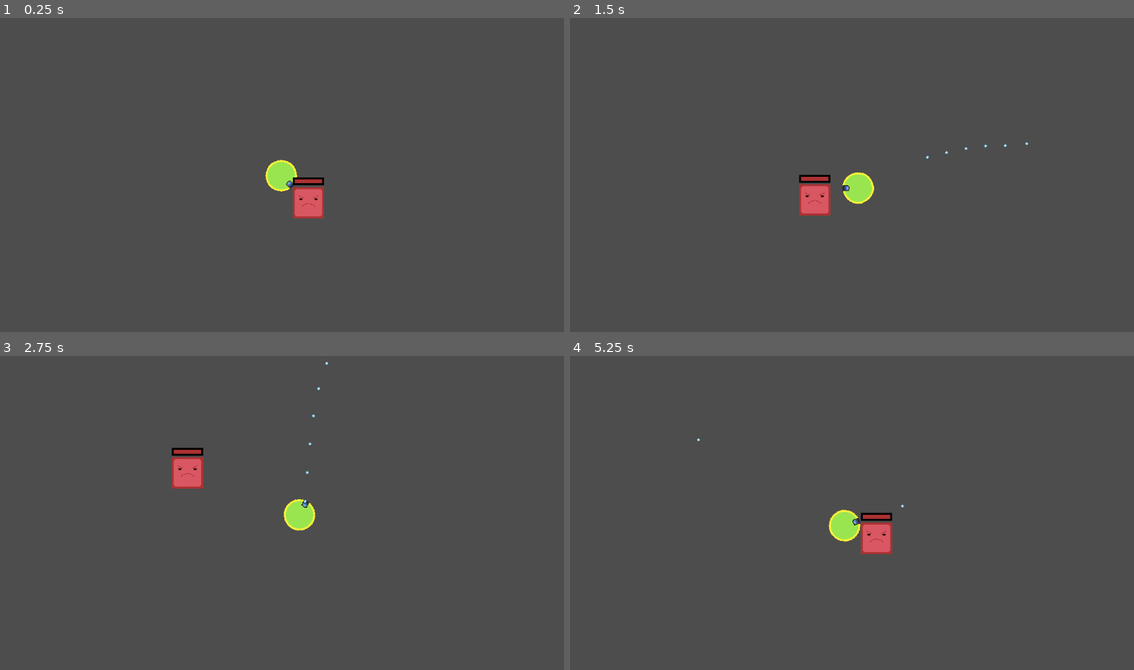
Above: before the commit, frames 1-4 (two rows, left to right).
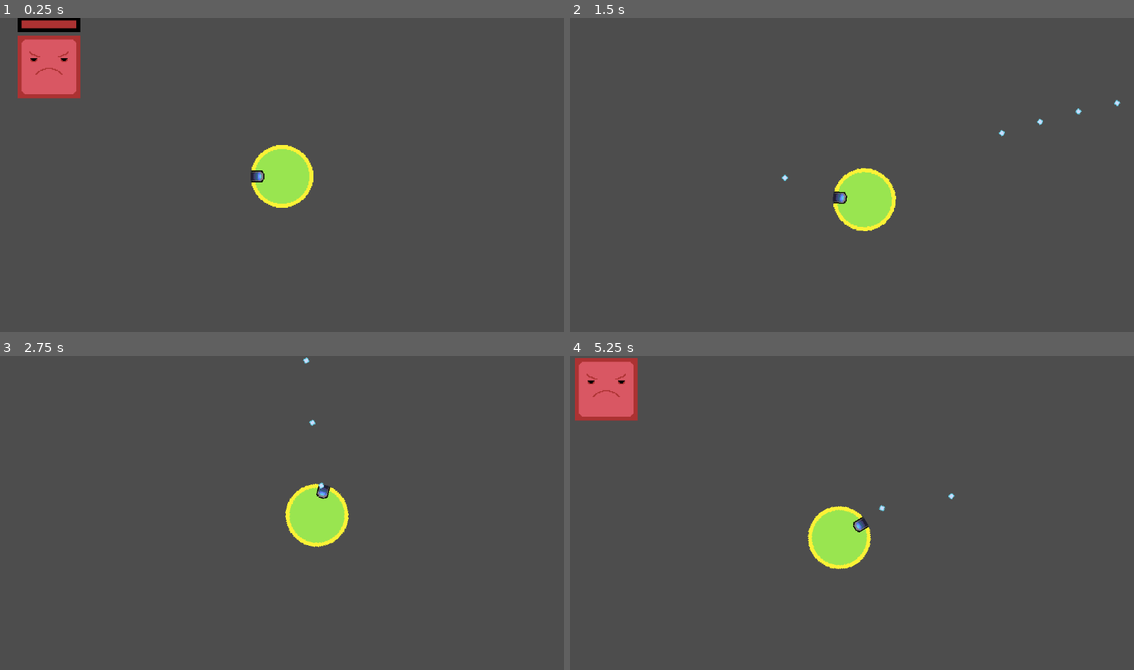
Above: after the commit, the same moments.

Repository: Mooballoono/Geometrical-Fighting
Game: Godot game, scene res://scenes/main.tscn
Two runs of this game, one before a commit and one after it. Both use one fixed random seed, a clock stepped at 60 frames per second and the inputs below.
Inputs (mouse positions are in pixels of both pictures, inside the frame that each line leads up to):
- Up to frame 1 (0.25 s): no input
- Up to frame 2 (1.5 s): tap Enter at 0.5 s; move the mouse to (976, 159) at 0.52 s; press the mouse at (976, 159) at 0.53 s; hold D (right) 0.53-1.28 s; move the mouse to (739, 190) at 1.27 s; release the mouse at (739, 190) at 1.28 s; hold S (down) from 1.28 s (still down); click (739, 190) at 1.35 s
- Up to frame 3 (2.75 s): move the mouse to (338, 443) at 2.02 s; release S (down) at 2.03 s; press the mouse at (338, 443) at 2.03 s; hold D (right) from 2.03 s (still down)
- Up to frame 4 (5.25 s): move the mouse to (823, 578) at 2.77 s; release D (right) at 2.78 s; release the mouse at (823, 578) at 2.78 s; hold W (up) 2.78-3.53 s; click (823, 578) at 2.85 s; move the mouse to (1021, 563) at 3.52 s; press the mouse at (1021, 563) at 3.53 s; hold A (left) 3.53-5.03 s; move the mouse to (682, 465) at 4.27 s; release the mouse at (682, 465) at 4.28 s; click (682, 465) at 4.35 s; move the mouse to (880, 513) at 5.02 s; press the mouse at (880, 513) at 5.03 s; hold S (down) from 5.03 s (still down)

The runs differ from the first frame. In frame 1, 4.6% of the frame differs, in the area x 3-58%, y 0-64%; in frame 2, 2.3%; in frame 3, 2.2%; in frame 4, 4.3%.
Error in both runs: Attempt to call function 'list_dir_begin' in base 'null instance' on a null instance. (res://scripts/boss1.gd:13)

Commit message:
fixed screen size

Diff:
--- a/scenes/main.tscn
+++ b/scenes/main.tscn
@@ -7,9 +7,9 @@
 script = ExtResource("1_7jncj")
 
 [node name="Player" parent="." instance=ExtResource("2_ayd13")]
+position = Vector2(576, 324)
 
 [node name="Camera2D" type="Camera2D" parent="Player"]
-zoom = Vector2(0.5, 0.5)
 position_smoothing_enabled = true
 
 [node name="Projectiles" type="Node2D" parent="."]
